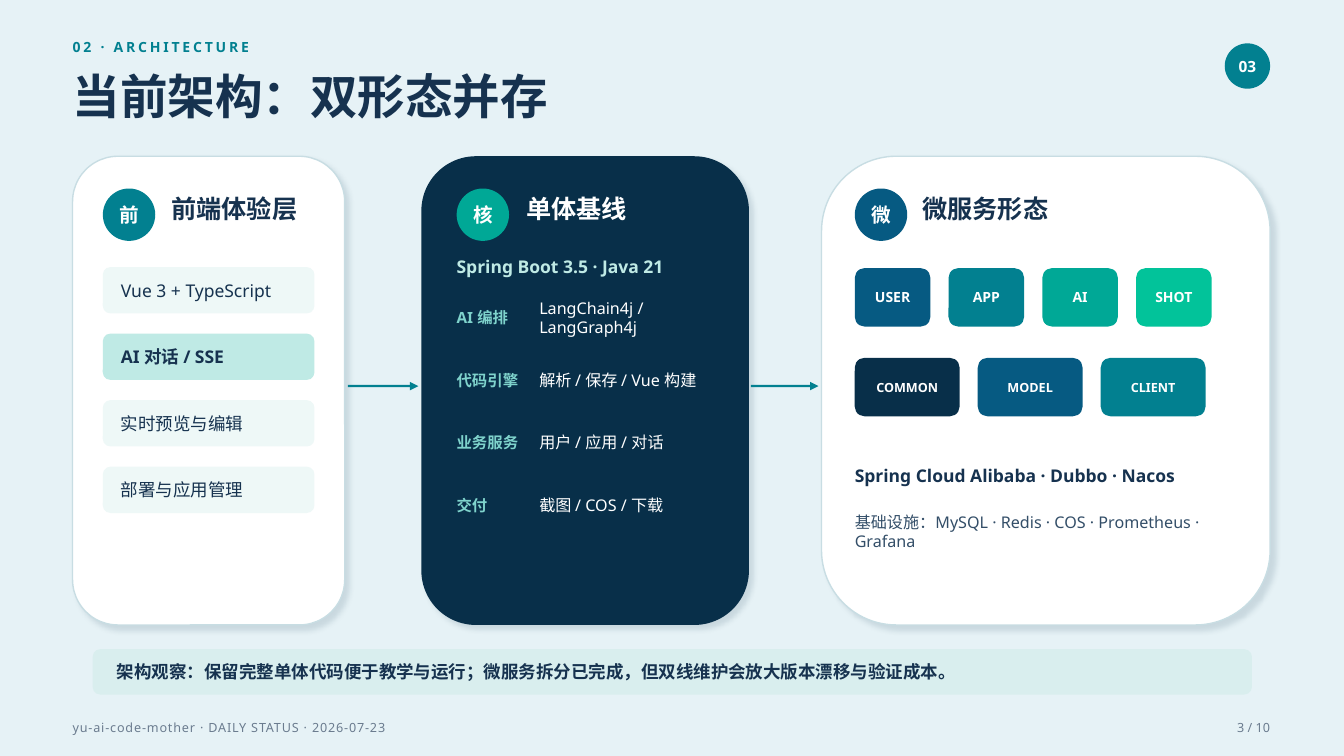
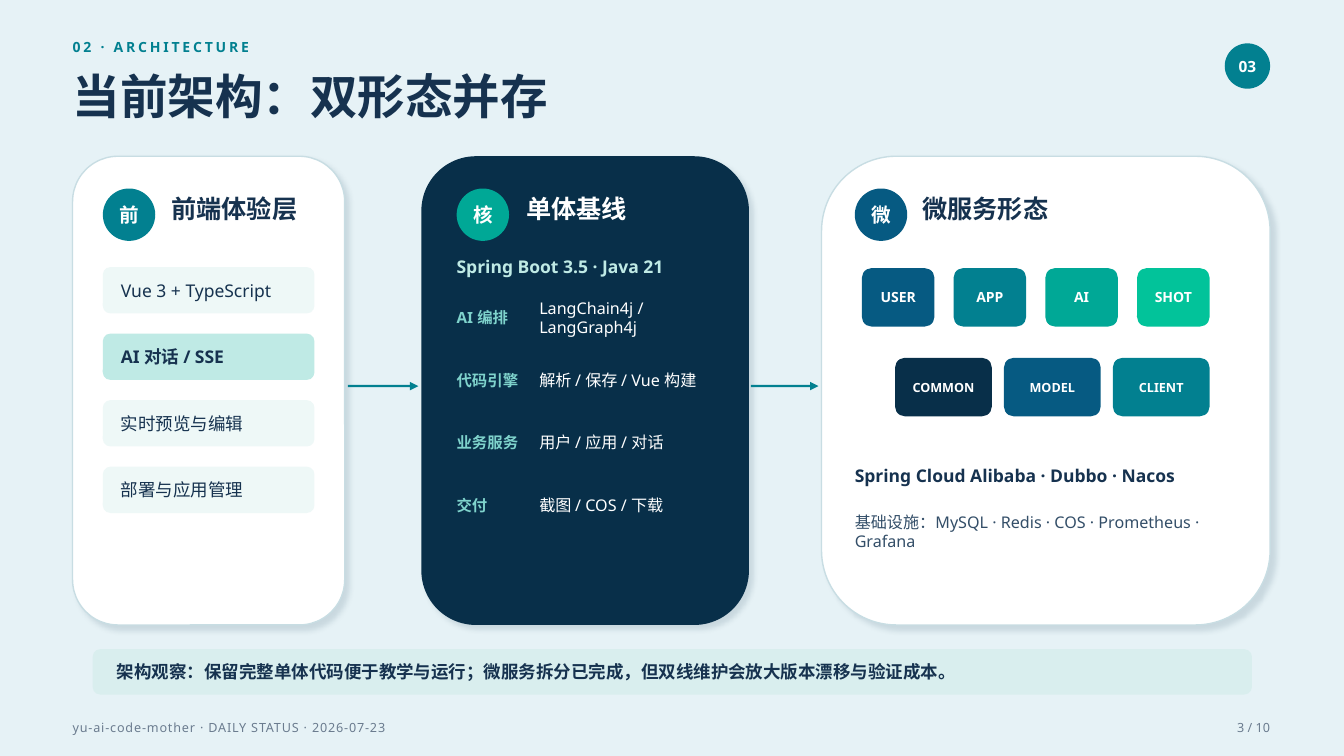
Before and after one commit to liyupi/yu-ai-code-mother, a slide deck: slide 3 of docs/reports/project-status-2026-07-23.pptx. Drawn at 1344x756 pixels with LibreOffice and Linux fonts; fonts in the diff are those of the drawing. Boxes give left, top, right and bottom in pixels: in the first picture for what was removed or moved away, otherwise in the second. Text is boxed around its words. In the diff, an @@ line names an element or a change of style, - is before the commit and + after.

```diff
--- a/docs/reports/project-status-2026-07-23.pptx
+++ b/docs/reports/project-status-2026-07-23.pptx
@@ 2 rounded rectangles, 1 text: place and size @@
-2 rounded rectangles, 1 text at (855, 268, 1024, 327)
+2 rounded rectangles, 1 text at (862, 268, 1026, 327)
@@ text "COMMON": place and size @@
-text "COMMON" at (876, 383, 938, 392)
+text "COMMON" at (913, 383, 975, 392)
@@ rounded rectangle: place and size @@
-rounded rectangle at (855, 358, 960, 416)
+rounded rectangle at (895, 358, 992, 416)
@@ text "MODEL": place and size @@
-text "MODEL" at (1007, 383, 1052, 392)
+text "MODEL" at (1030, 383, 1075, 392)
@@ rounded rectangle: place and size @@
-rounded rectangle at (978, 358, 1083, 416)
+rounded rectangle at (1004, 358, 1101, 416)
@@ text "CLIENT": place and size @@
-text "CLIENT" at (1131, 383, 1176, 392)
+text "CLIENT" at (1139, 383, 1184, 392)
@@ rounded rectangle: place and size @@
-rounded rectangle at (1101, 358, 1206, 416)
+rounded rectangle at (1113, 358, 1210, 416)
```
Also in this commit, not shown: 8 other slides changed.
